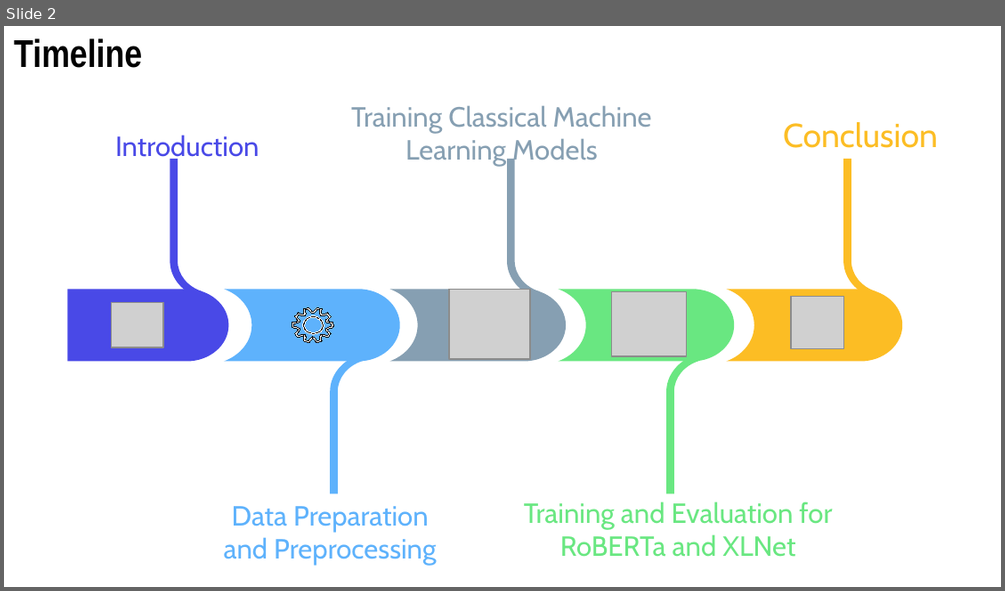
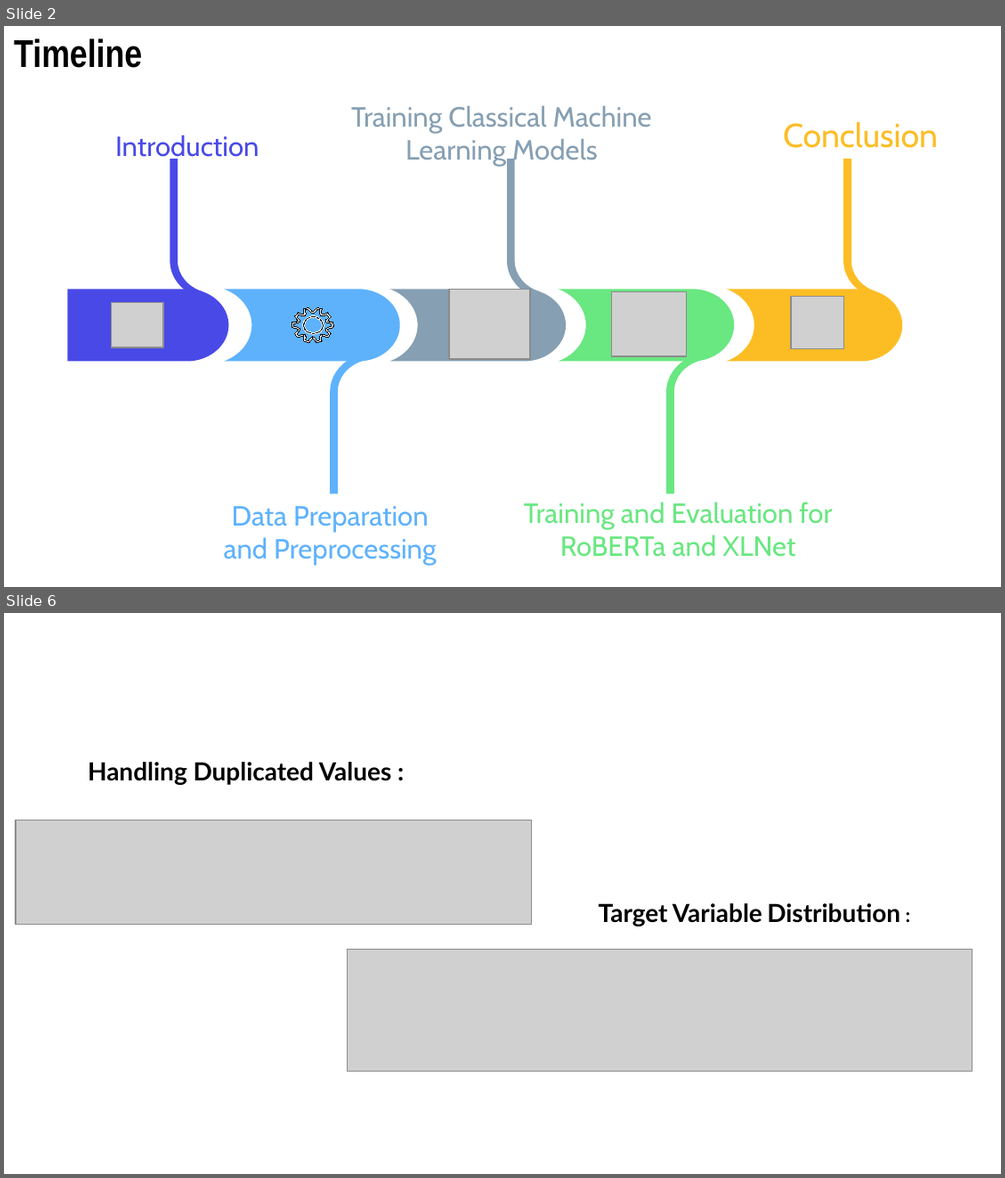
Before and after one commit to elghallali/Customer-Reviews-Classification, a slide deck: reports/Machine Learning Infographics by Slidesgo.pptx. Shown one above the other, each under a label of ours: slide 2 before the commit, slides 2 and 6 after it; the slides between them are not shown. The pictures are 1005x591 and 1005x1178 pixels, drawn with LibreOffice and Linux fonts; fonts in the diff are those of the drawing; grey boxes stand for pictures. Boxes give left, top, right and bottom in pixels: in the first picture for what was removed or moved away, otherwise in the second. Text is boxed around its words. In the diff, an @@ line names an element or a change of style, - is before the commit and + after.

```diff
--- a/reports/Machine Learning Infographics by Slidesgo.pptx
+++ b/reports/Machine Learning Infographics by Slidesgo.pptx
@@ slide 6 added at (x1=4, y1=613, x2=1001, y2=1174), background #FFFFFF @@
@@ title added at (x1=88, y1=762, x2=392, y2=785), 18 pt, text #000000, bold @@
+Handling Duplicated Values :
@@ picture added at (x1=16, y1=820, x2=533, y2=924) @@
@@ text added at (x1=599, y1=903, x2=900, y2=926), 18 pt, text #000000, bold @@
+Target Variable Distribution :
@@ picture added at (x1=347, y1=949, x2=972, y2=1071) @@
```
Also in this commit, not shown: 23 slides changed, 15 other slides added, 1 slide removed, 16 other files.
